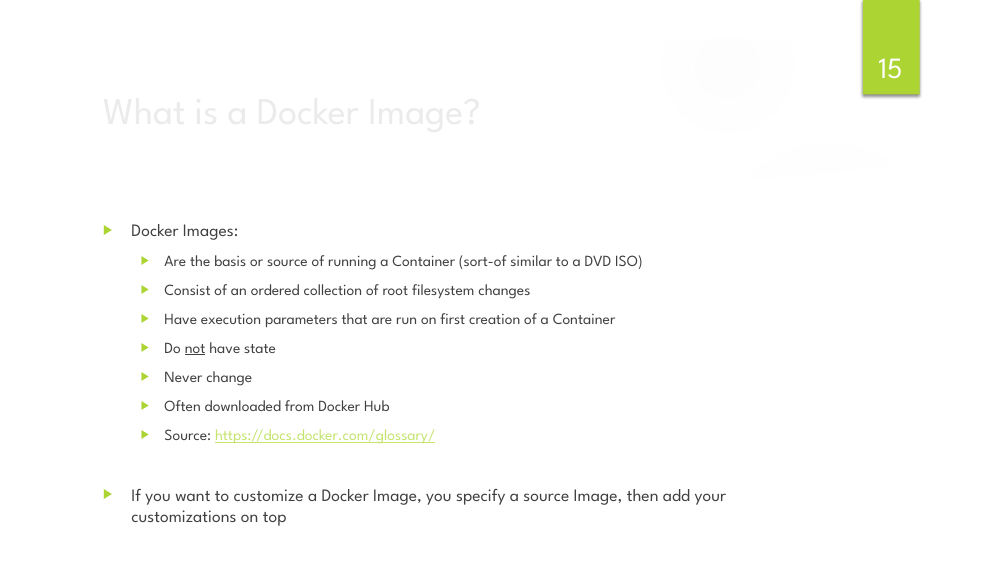
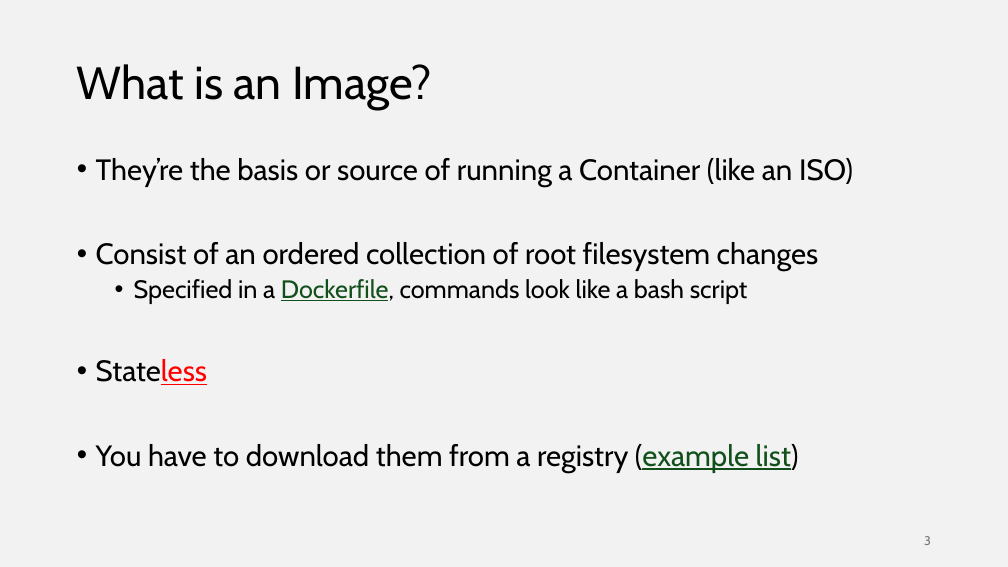
Before and after one commit to ilanham/Presentations, a slide deck: slide 3 of docker/Developing for SQL Server with Docker.pptx (slide 15 before the commit). Drawn at 1008x567 pixels with LibreOffice and Linux fonts; fonts in the diff are those of the drawing; background and template pictures are left out. Boxes give left, top, right and bottom in pixels: in the first picture for what was removed or moved away, otherwise in the second. Text is boxed around its words. In the diff, an @@ line names an element or a change of style, - is before the commit and + after.

Commit message:
latest Docker slides version

```diff
--- a/docker/Developing for SQL Server with Docker.pptx
+++ b/docker/Developing for SQL Server with Docker.pptx
@@ background picture (left out) to #F2F2F2 @@
@@ group removed at bbox=[0, 0, 1008, 567]: 4 ellipses, 3 freeform shapes @@
@@ rectangle removed at bbox=[863, 0, 920, 95] @@
@@ page number removed at bbox=[878, 58, 902, 79] @@
-15
@@ title at bbox=[77, 64, 432, 110]: text changed; size 36 to 44 pt; font League Spartan to Cabin; text colour #EBEBEB to #000000 @@
-What is a Docker Image?
+What is an Image?
@@ text "They’re the basis or source ...": place and size @@
-text "They’re the basis or source ..." at bbox=[131, 224, 727, 505]
+text "They’re the basis or source ..." at bbox=[96, 158, 853, 473]
@@ text at bbox=[96, 158, 853, 187]: text changed; size 14.8 to 28 pt; font League Spartan to Cabin; text colour #404040 to #000000 @@
-▶ Docker Images:
-  ▶ Are the basis or source of running a Container (sort-of similar to a DVD ISO)
+• They’re the basis or source of running a Container (like an ISO)
@@ text at bbox=[96, 242, 819, 271]: size 14.8 to 28 pt, font League Spartan to Cabin, text colour #404040 to #000000 in "Consist of an ordered collection of root ..."; bullet ▶ to •; list level 2 to 1 in "Consist of an ordered collection ..."; line spacing 1 to 0.9 @@
@@ text at bbox=[96, 279, 799, 473]: text changed; size 14.8 to 28 pt; font League Spartan to Cabin; text colour #404040 to #000000 @@
-  ▶ Have execution parameters that are run on first creation of a Container
-  ▶ Do not have state
-  ▶ Never change
-  ▶ Often downloaded from Docker Hub
-  ▶ Source: https://docs.docker.com/glossary/
-▶ If you want to customize a Docker Image, you specify a source Image, then add your customizations on top
+  • Specified in a Dockerfile, commands look like a bash script
+• Stateless
+• You have to download them from a registry (example list)
@@ page number added at bbox=[924, 536, 931, 545], 12 pt, text #797979 @@
+3
```
Also in this commit, not shown: 18 other slides changed, 3 slides added, 1 slide removed, 2 other files.
